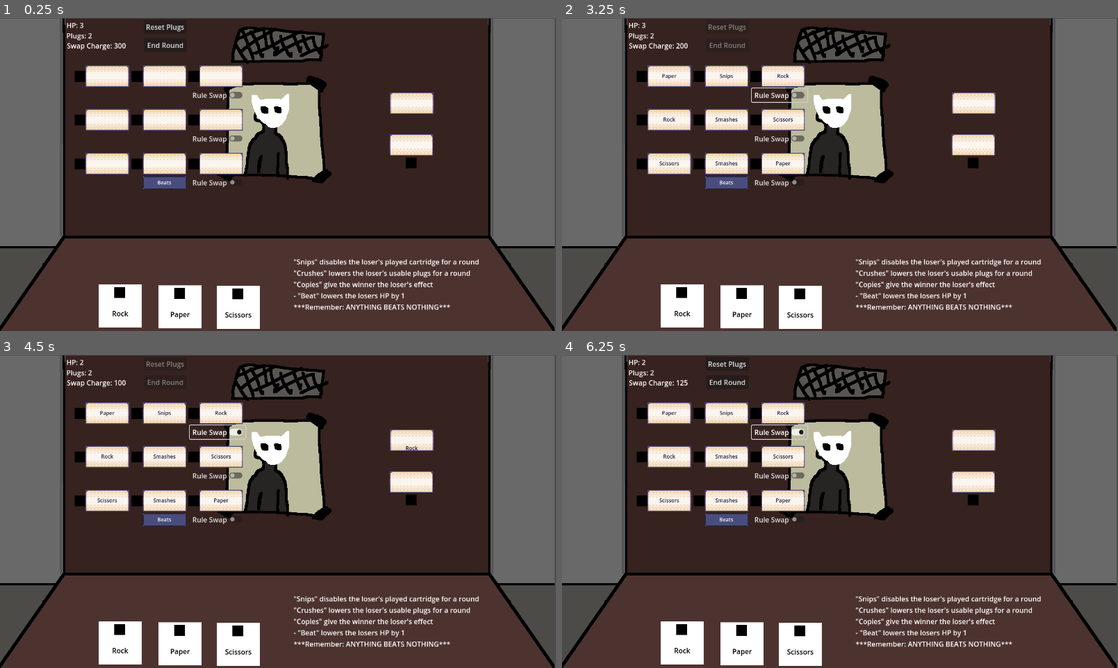
Above: before the commit, frames 1-4 (two rows, left to right).
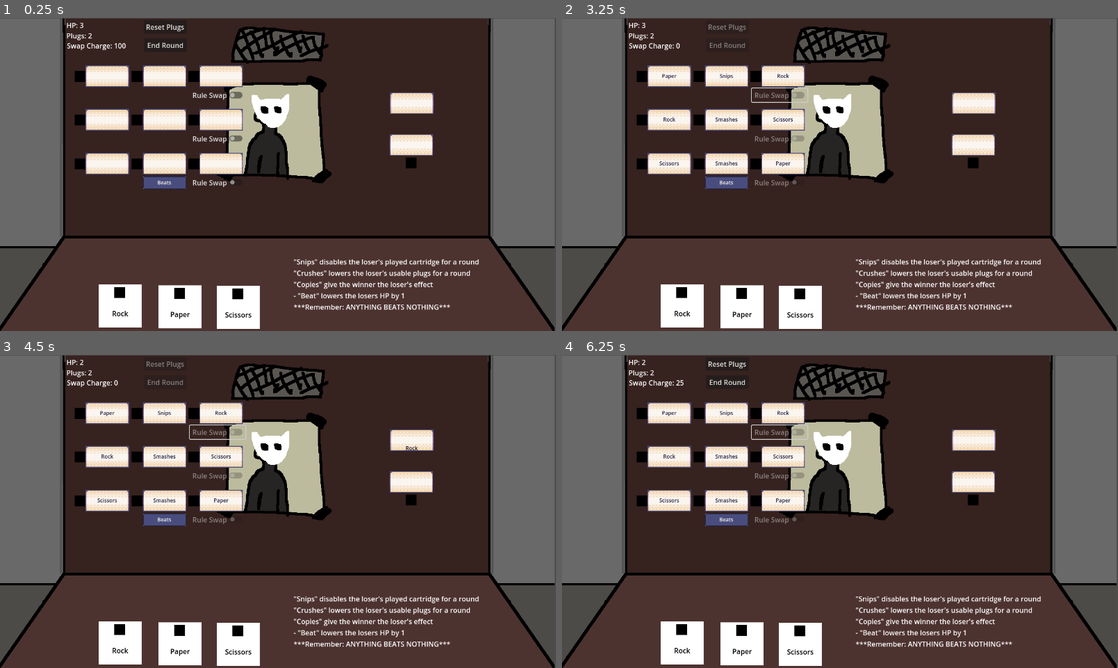
Above: after the commit, the same moments.

Repository: coreytbyrne/RPSGame
Game: Godot game, scene res://game_scenes/encounter/encounter.tscn
Same seed, same stepped clock (60 frames per second), same inputs: the game is played once before the commit and once after it. This scene is started directly instead of the project's main scene. The engine's default icon, where the game draws it, is replaced by a stand-in: a white triangle on a blue panel in a dark square.
Inputs (mouse positions are in pixels of both pictures, inside the frame that each line leads up to):
- Up to frame 1 (0.25 s): no input
- Up to frame 2 (3.25 s): click "End Round" at 0.5 s; click "Rule Swap" at 1.25 s; click "Rule Swap" at 2 s; click "Rule Swap" at 2.75 s
- Up to frame 3 (4.5 s): tap Enter at 3.5 s; move the mouse to (77, 414) at 3.52 s; hold Right mouse button (deselect) 3.53-4.28 s; move the mouse to (139, 414) at 4.27 s; click (139, 414) at 4.35 s
- Up to frame 4 (6.25 s): tap Space at 5 s; move the mouse to (756, 414) at 5.02 s; hold Right mouse button (deselect) 5.03-5.78 s; tap Enter at 5.75 s; move the mouse to (639, 458) at 5.77 s; click (639, 458) at 5.85 s

The runs differ from the first frame. In frame 1, less than 0.1% of the frame differs, in the area x 20-22%, y 8-10%; in frame 2, 0.3%; in frame 3, 0.3%, in the area x 20-44%, y 8-54%; in frame 4, 0.3%.

Commit message:
Created Shop Scene
- Nothing much in this, just some scenes and placeholder scripts
- Fixed a bug with the player's remaining plug label not reflecting their plugs being smashed

Diff:
--- a/entities/participant/player/player.gd
+++ b/entities/participant/player/player.gd
@@ -5,10 +5,11 @@
 	set(value):
 		default_plug_count = value
 		remaining_plug_count = value
+
 @export var remaining_plug_count:int :
 	set(value):
-		$PlugCount.text = "Plugs: %d" % value
 		remaining_plug_count = value
+		update_plug_label()
 
 @export var swap_charge:int = 100:
 	set(value):
@@ -25,6 +26,8 @@
 func _ready() -> void:
 	$SwapCharge.text = "Swap Charge: %d" % swap_charge
 
+func update_plug_label() -> void:
+	$PlugCount.text = "Plugs: %d" % [remaining_plug_count + plug_count_modifier]
 
 func update_swap_charge(swap_change:int) -> void:
 	swap_charge += swap_change
--- a/entities/rule/rule.gd
+++ b/entities/rule/rule.gd
@@ -44,8 +44,6 @@
 	left_target.data_updated.connect(player_rule_intent_update.bind(RULE_TARGET.LEFT))
 	effect_target.data_updated.connect(player_rule_intent_update.bind(RULE_TARGET.EFFECT))
 	right_target.data_updated.connect(player_rule_intent_update.bind(RULE_TARGET.RIGHT))
-
-
 
 
 
--- /dev/null
+++ b/entities/shop_item/shop_item.tscn
@@ -0,0 +1,25 @@
+[gd_scene load_steps=2 format=3 uid="uid://ch0fig4fjmbdv"]
+
+[ext_resource type="Script" uid="uid://ciaxt40y1rrj0" path="res://shop_item.gd" id="1_bdvlq"]
+
+[node name="ShopItem" type="Button"]
+anchors_preset = 15
+anchor_right = 1.0
+anchor_bottom = 1.0
+offset_right = -1085.0
+offset_bottom = -628.0
+grow_horizontal = 2
+grow_vertical = 2
+theme_override_font_sizes/font_size = 18
+text = "[Item Name]"
+script = ExtResource("1_bdvlq")
+item_name = "Test Item"
+item_price = 0.1
+
+[node name="PriceTag" type="Label" parent="."]
+layout_mode = 0
+offset_top = 69.0
+offset_right = 190.0
+offset_bottom = 92.0
+text = "$0.99"
+horizontal_alignment = 2
--- a/game_scenes/encounter/encounter.gd
+++ b/game_scenes/encounter/encounter.gd
@@ -182,7 +182,7 @@
 	for rule_num in rules.keys():
 		rule_board_ref.mark_rule_triggered(rule_num, true)
 
-		print("Rule Triggered: %s\n" % GameplayUtils.get_effect_text(rules[rule_num].left_object,rules[rule_num].effect, rules[rule_num].right_object))
+		#print("Rule Triggered: %s\n" % GameplayUtils.get_effect_text(rules[rule_num].left_object,rules[rule_num].effect, rules[rule_num].right_object))
 		# Check if it is the player or opponent that wins the rule
 		if rules[rule_num].left_object != rules[rule_num].right_object:
 			var winner:Participant
--- a/game_scenes/encounter/encounter.tscn
+++ b/game_scenes/encounter/encounter.tscn
@@ -54,7 +54,6 @@
 
 [node name="Player" parent="." instance=ExtResource("7_1kcpe")]
 position = Vector2(153, 7)
-swap_charge = 300
 health = 3
 participant_name = "Corey"
 
--- /dev/null
+++ b/game_scenes/shop/shop.gd
@@ -0,0 +1,17 @@
+extends Node2D
+class_name Shop
+
+## Using separate nodes to categorize item types. If the item type is not available in one of the
+## shop types, we can just disable it entirely.
+
+@onready var repair_shop:ShopSegment = $Repairs
+@onready var utility_shop:ShopSegment  = $Utility
+@onready var disposable_cart_shop:ShopSegment  = $DisposableCartridges
+@onready var new_cart_shop:ShopSegment  = $NewCartridges
+@onready var upgrade_shop:ShopSegment  = $Upgrades
+
+
+## Repair, Utility, and Disposable Carts are always present
+## Inventory will change depending on if we're in the middle of an encounter or not
+##
+## New Carts and Upgrade will only be available in between encounters
--- /dev/null
+++ b/game_scenes/shop/shop.tscn
@@ -0,0 +1,26 @@
+[gd_scene load_steps=3 format=3 uid="uid://dceqq3rblubhe"]
+
+[ext_resource type="Script" uid="uid://iigfsg457oq7" path="res://game_scenes/shop/shop.gd" id="1_mrvn4"]
+[ext_resource type="Script" uid="uid://bsn2dk1jfphmj" path="res://game_scenes/shop/shop_segment.gd" id="2_6csaa"]
+
+[node name="Shop" type="Node2D"]
+script = ExtResource("1_mrvn4")
+
+[node name="Repairs" type="Node2D" parent="."]
+script = ExtResource("2_6csaa")
+
+[node name="Utility" type="Node2D" parent="."]
+script = ExtResource("2_6csaa")
+segment_type = 1
+
+[node name="DisposableCartridges" type="Node2D" parent="."]
+script = ExtResource("2_6csaa")
+segment_type = 2
+
+[node name="NewCartridges" type="Node2D" parent="."]
+script = ExtResource("2_6csaa")
+segment_type = 3
+
+[node name="Upgrades" type="Node2D" parent="."]
+script = ExtResource("2_6csaa")
+segment_type = 4
--- /dev/null
+++ b/game_scenes/shop/shop_segment.gd
@@ -0,0 +1,6 @@
+extends Node2D
+class_name ShopSegment
+
+@export var segment_type:SEGMENT_TYPE
+
+enum SEGMENT_TYPE {REPAIR, UTILITY, DISPOSABLE_CARTRIDGES, NEW_CARTRIDGES, UPGRADES}
--- /dev/null
+++ b/shop_item.gd
@@ -0,0 +1,14 @@
+extends Button
+class_name ShopItem
+
+@export var item_name:String
+@export var item_price:float
+@export var available_qty:int
+# var item_lookup_name (or something like that)
+## This should have a variable that contains a relevant/standardized piece of info that can be
+## used to perform a lookup/generate the object that is being purchased. Will probably be easier
+## this way for setting up Opponent purchases later.
+
+func _ready() -> void:
+	text = item_name
+	$PriceTag.text = "$%.2f" % item_price
Not shown, added: game_scenes/shop/shop.gd.uid
Not shown, added: game_scenes/shop/shop_segment.gd.uid
Not shown, changed: opponent_options.txt
Not shown, added: shop_item.gd.uid
